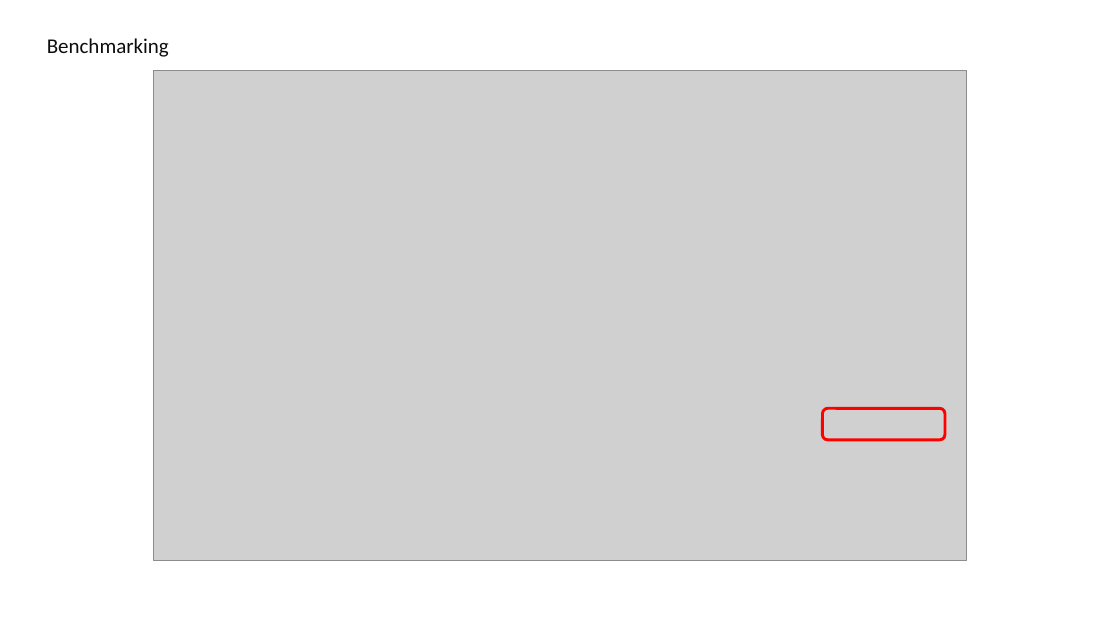
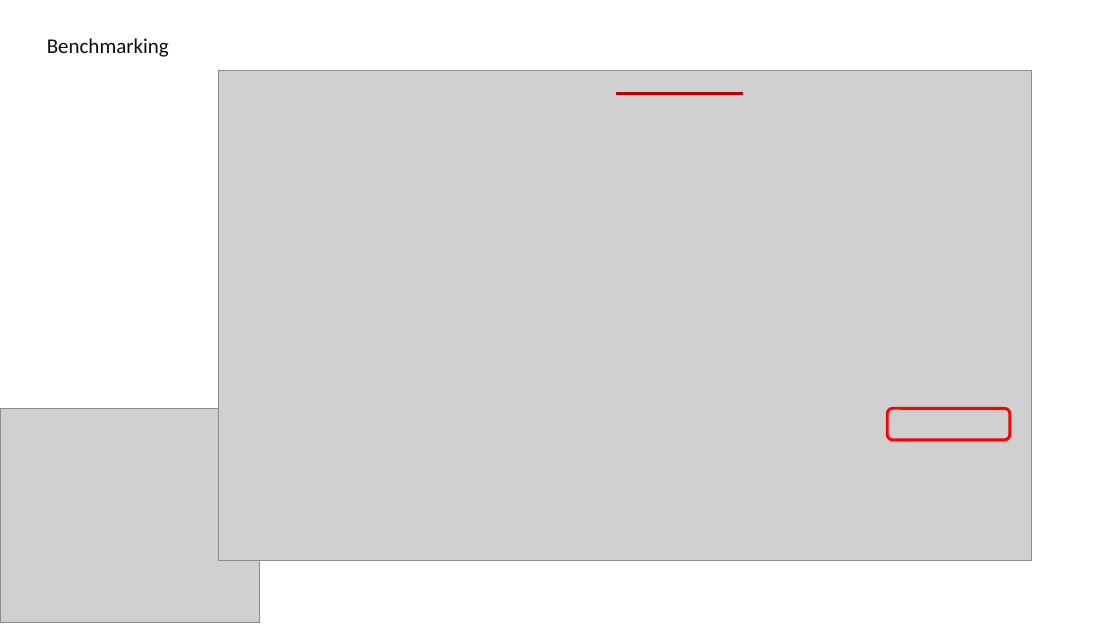
Before and after one commit to JMML2021/Entrega-projecte-final, a slide deck: slide 7 of 4 Presentación final.pptx (slide 6 before the commit). Drawn at 1120x630 pixels with LibreOffice and Linux fonts; fonts in the diff are those of the drawing; grey boxes stand for pictures; background and template pictures are left out. Boxes give left, top, right and bottom in pixels: in the first picture for what was removed or moved away, otherwise in the second. Text is boxed around its words. In the diff, an @@ line names an element or a change of style, - is before the commit and + after.

```diff
--- a/4 Presentación final.pptx
+++ b/4 Presentación final.pptx
@@ picture: place and size @@
-picture at bbox=[153, 70, 967, 560]
+picture at bbox=[218, 70, 1032, 560]
@@ line added from (616, 94) to (743, 94), #C00000 2.5 pt @@
@@ picture added at bbox=[0, 408, 260, 623] @@
@@ rounded rectangle: place and size @@
-rounded rectangle at bbox=[823, 408, 945, 440]
+rounded rectangle at bbox=[887, 408, 1010, 440]
```
Also in this commit, not shown: 8 other slides changed, 8 slides added, 5 slides removed.
